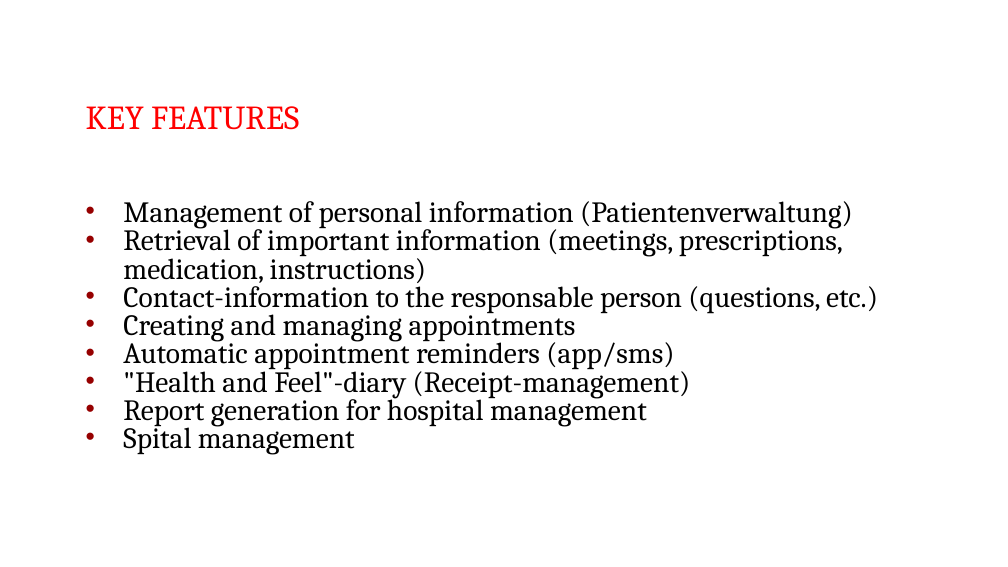
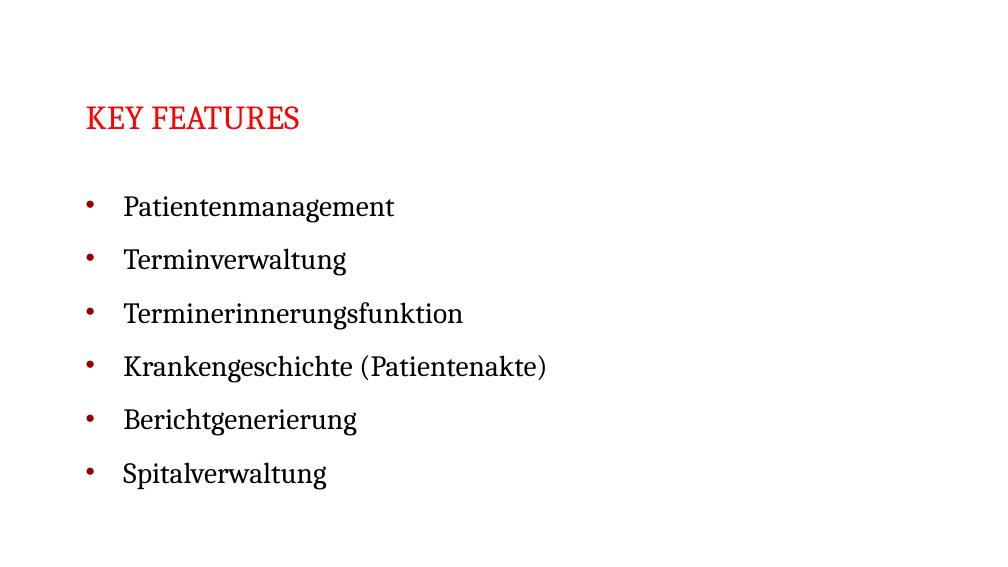
Before and after one commit to shylux/ch.bfh.bti7081.s2015.rot, a slide deck: slide 3 of doc/task01/Task 1.pptx. Drawn at 1008x567 pixels with LibreOffice and Linux fonts; fonts in the diff are those of the drawing. Boxes give left, top, right and bottom in pixels: in the first picture for what was removed or moved away, otherwise in the second. Text is boxed around its words. In the diff, an @@ line names an element or a change of style, - is before the commit and + after.

Commit message:
typos

```diff
--- a/doc/task01/Task 1.pptx
+++ b/doc/task01/Task 1.pptx
@@ text at bbox=[123, 196, 547, 489]: text changed @@
-• Management of personal information (Patientenverwaltung)
-• Retrieval of important information (meetings, prescriptions, medication, instructions)
-• Contact-information to the responsable person (questions, etc.)
-• Creating and managing appointments
-• Automatic appointment reminders (app/sms)
-• "Health and Feel"-diary (Receipt-management)
-• Report generation for hospital management
-• Spital management
+• Patientenmanagement
+• Terminverwaltung
+• Terminerinnerungsfunktion
+• Krankengeschichte (Patientenakte)
+• Berichtgenerierung
+• Spitalverwaltung
```
Also in this commit, not shown: 5 other slides changed, 1 slide added, 1 slide removed.
